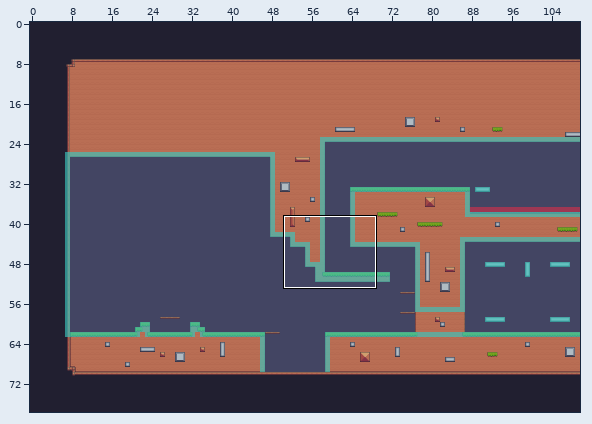
Tiled map -- Output/Assets/maps/level1.tmx. Above: a wide view before the commit, with the close-up outlined.
Close-up. Earlier state:
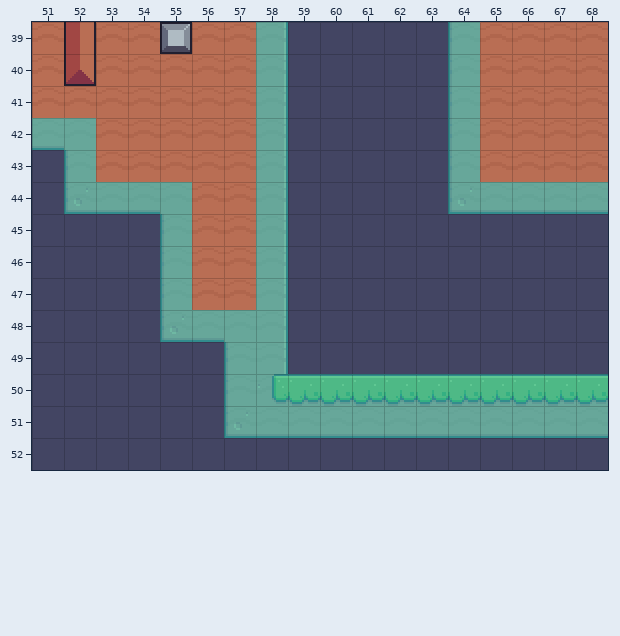
Cells are 16x16 px. Shown: x 51..68, y 39..52. The commit also changed other parts of the map, which this record leaves out. Tiles whose own drawing changed are shown in their newer look in all pictures.
After:
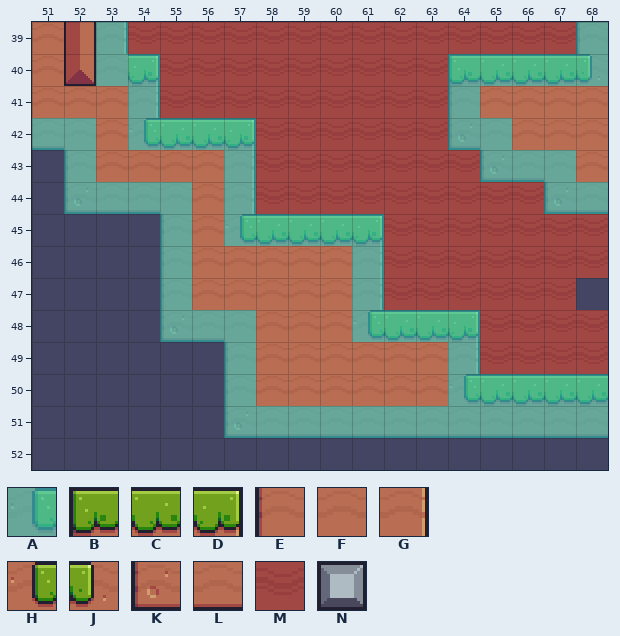
Key: from "colliderColors": A 1; from "platforms": B 6, C 7, D 8, E 28, F 29, G 30, H 31, J 32, K 50, L 51, M 117, N 122.
_ is an empty cell.
Tiles of an added or newly shown layer are drawn over the layers below it.
See-through tiles are keyed as they look on the map.
Change:
Layer "Background" (added):
y 39: x 54..67 ______________ -> MMMMMMMMMMMMMM
y 40..41: x 55..63 _________ -> MMMMMMMMM
y 42: x 58..63 ______ -> MMMMMM
y 43: x 58..64 _______ -> MMMMMMM
y 44: x 58..66 _________ -> MMMMMMMMM
y 45..46: x 62..68 _______ -> MMMMMMM
y 47: x 62..67 ______ -> MMMMMM
y 48..49: x 65..68 ____ -> MMMM
Layer "Foreground":
y 39: x 53..58 FFNFFG -> G_____; x 64..68 EFFFF -> ____E
y 40: x 54..58 FFFFG -> D____; x 64..68 EFFFF -> BCCCJ
y 41: x 54..58 FFFFG -> G____
y 42: x 54..58 FFFFG -> HCCD_; x 64 E -> K
y 43: x 57..58 FG -> G_; x 64..66 EFF -> _KL
y 44: x 57..58 FG -> G_; x 64..67 KLLL -> ___K
y 45: x 57..61 FG___ -> HCCCD
y 46..47: x 58..61 G___ -> FFFG
y 48: x 58..64 G______ -> FFFHCCD
y 49: x 58..64 G______ -> FFFFFFG
y 50: x 58..64 HCCCCCC -> FFFFFFH
Layer "groundColliders":
y 39: x 53 _ -> A; x 58 A -> _; x 64 A -> _; x 68 _ -> A
y 40: x 53..54 __ -> AA; x 58 A -> _; x 65..68 ____ -> AAAA
y 41: x 54 _ -> A; x 58 A -> _
y 42: x 54..58 ____A -> AAAA_; x 65 _ -> A
y 43: x 57..58 _A -> A_; x 64..67 A___ -> _AAA
y 44: x 57..58 _A -> A_; x 64..66 AAA -> ___
y 45: x 57 _ -> A; x 59..61 ___ -> AAA
y 46..47: x 58 A -> _; x 61 _ -> A
y 48: x 58 A -> _; x 61..64 ____ -> AAAA
y 49: x 58 A -> _; x 64 _ -> A
y 50: x 58..63 AAAAAA -> ______
Where, in picture pixels (left, top, right, bottom), the same in both close-ups:
changed: (96, 22, 608, 406)
